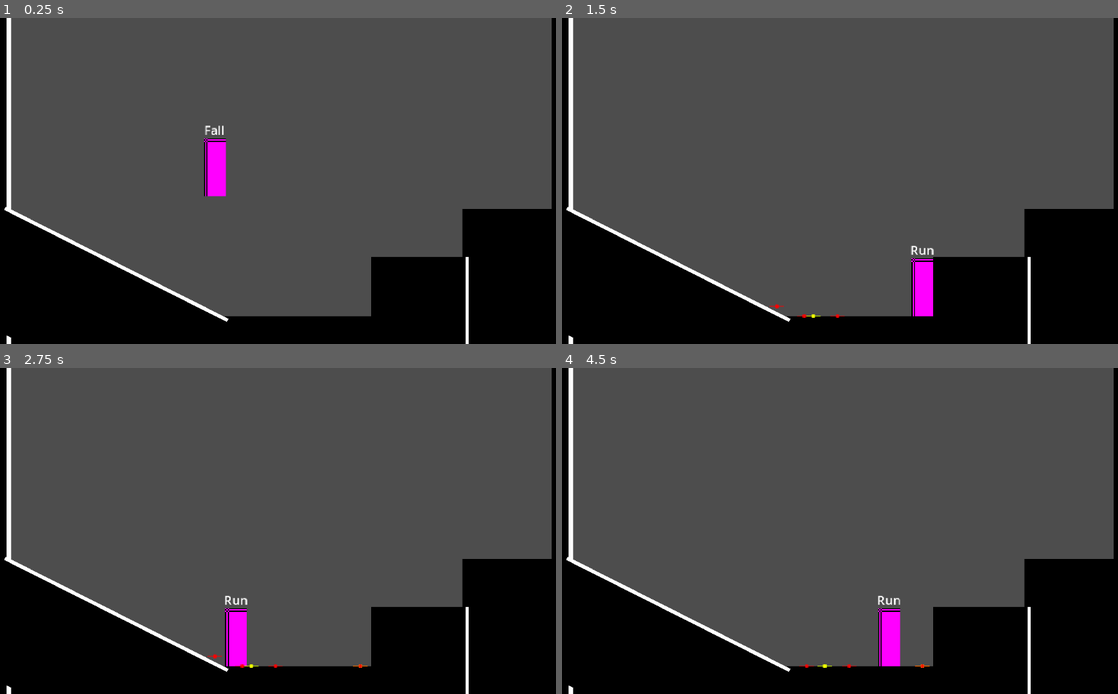
Above: before the commit, frames 1-4 (two rows, left to right).
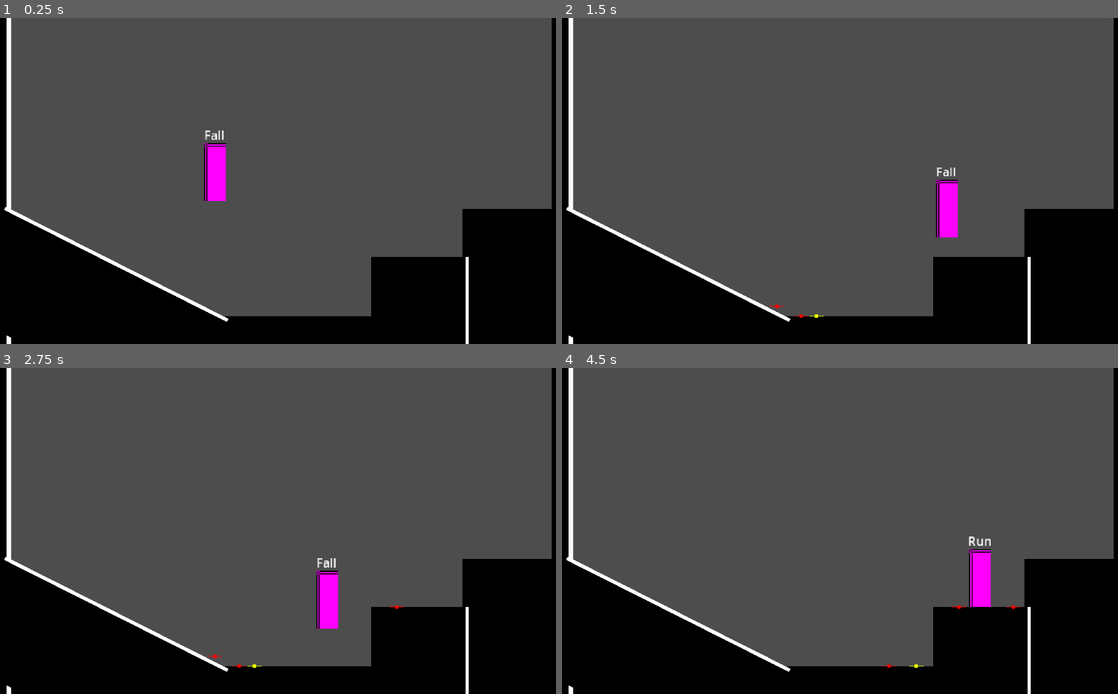
Above: after the commit, the same moments.

Repository: fantasypigeongames/ForgeOfHells
Game: Godot game, scene res://playground.tscn
Same seed, same stepped clock (60 frames per second), same inputs: the game is played once before the commit and once after it.
Inputs:
- Up to frame 1 (0.25 s): no input
- Up to frame 2 (1.5 s): hold Right (right) from 0.53 s (still down); tap Space (jump) at 0.77 s
- Up to frame 3 (2.75 s): tap Space (jump) at 1.52 s; release Right (right) at 2.03 s; hold Left (left) from 2.03 s (still down)
- Up to frame 4 (4.5 s): release Left (left) at 2.78 s; hold Right (right) 2.78-4.28 s; tap Space (jump) at 3.02, 3.77 s; tap Enter at 4.25 s; hold Left (left) from 4.28 s (still down)

The runs differ from the first frame. In frame 1, 0.2% of the frame differs, in the area x 36-41%, y 32-57%; in frame 2, 1.6%; in frame 3, 1.6%; in frame 4, 1.7%, in the area x 42-83%, y 51-92%.

Commit message:
jump fall bug fix

Diff:
--- a/metroidvania-forge-of-the-hells/player/states/fall.gd
+++ b/metroidvania-forge-of-the-hells/player/states/fall.gd
@@ -7,7 +7,7 @@
 
 func enter() -> void:
 	print("enter: ", name)
-	player.velocity = Vector2.ZERO
+	#player.velocity = Vector2.ZERO
 	pass
 
 func exit() -> void:
